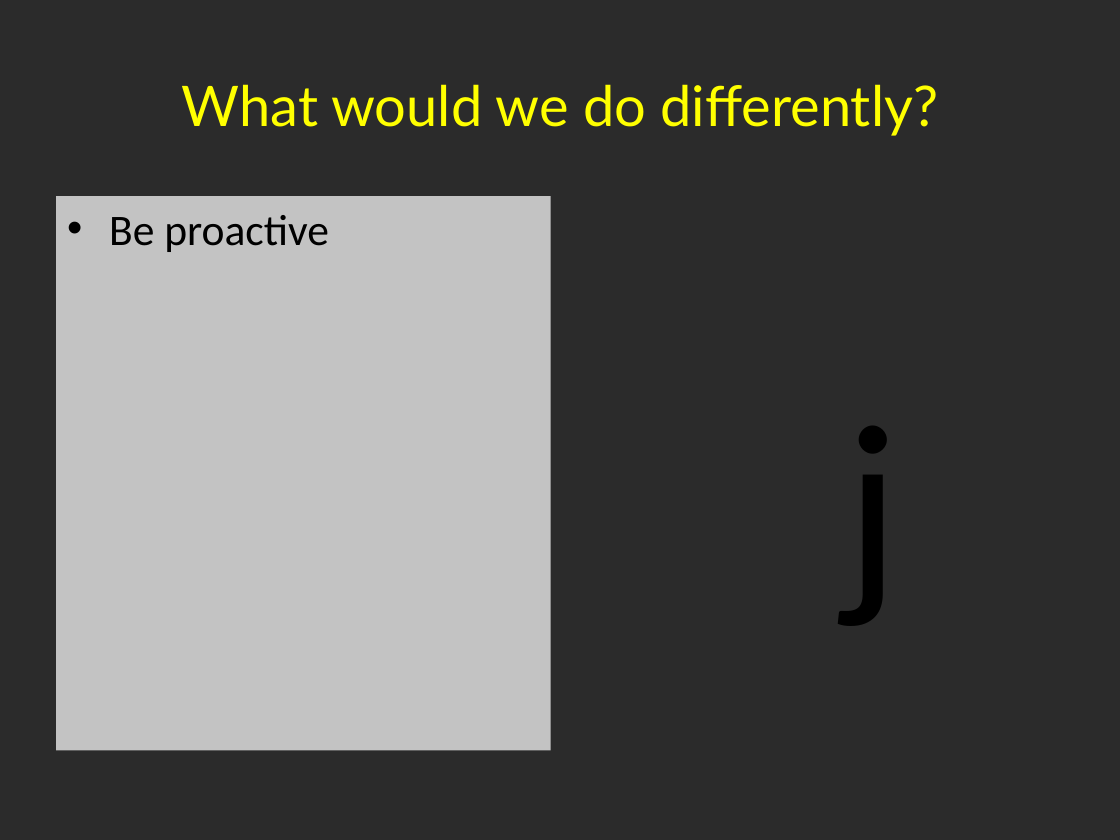
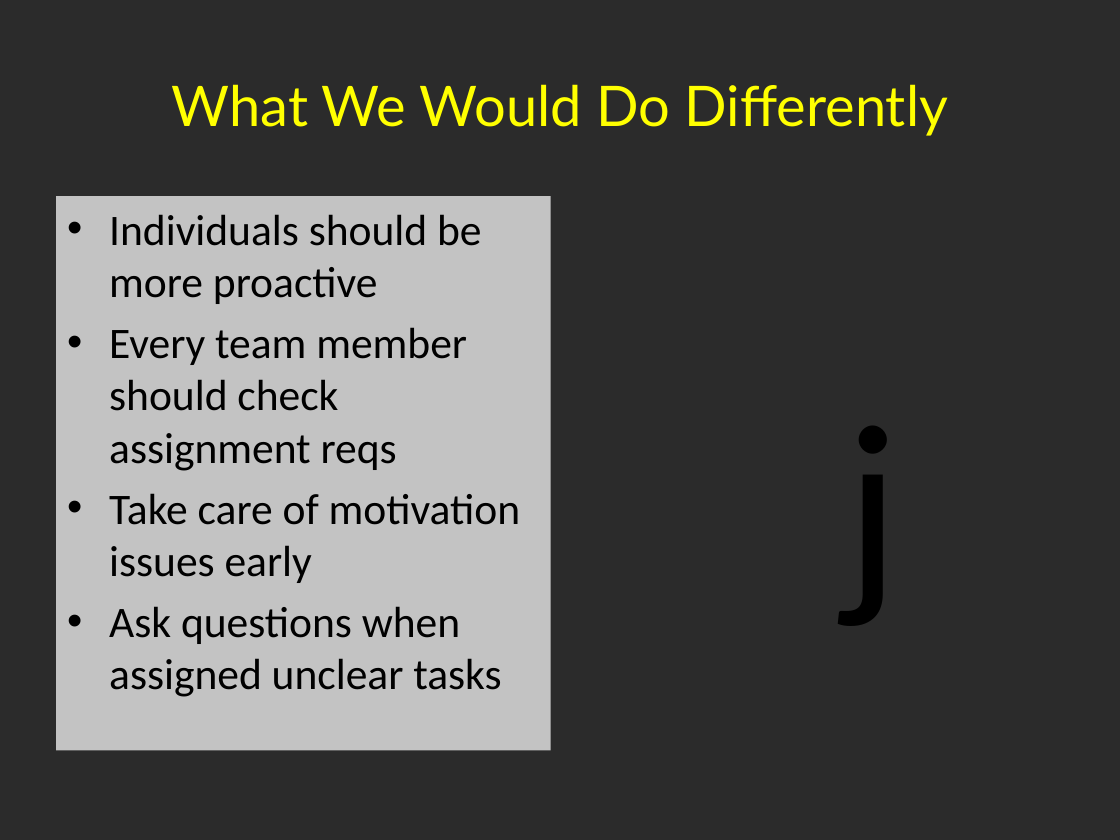
Before and after one commit to shalynnho/pokemonfactory, a slide deck: slide 7 of FactoryPresentation.pptx (slide 6 before the commit). Drawn at 1120x840 pixels with LibreOffice and Linux fonts; fonts in the diff are those of the drawing; background and template pictures are left out; a plain dark background stands for a picture behind light text. Boxes give left, top, right and bottom in pixels: in the first picture for what was removed or moved away, otherwise in the second. Text is boxed around its words. In the diff, an @@ line names an element or a change of style, - is before the commit and + after.

```diff
--- a/FactoryPresentation.pptx
+++ b/FactoryPresentation.pptx
@@ title at bbox=[172, 84, 948, 136]: text changed @@
-What would we do differently?
+What We Would Do Differently
@@ text at bbox=[109, 214, 520, 697]: text changed @@
-• Be proactive
+• Individuals should be more proactive
+• Every team member should check assignment reqs
+• Take care of motivation issues early
+• Ask questions when assigned unclear tasks
```
Also in this commit, not shown: 6 other slides changed.
